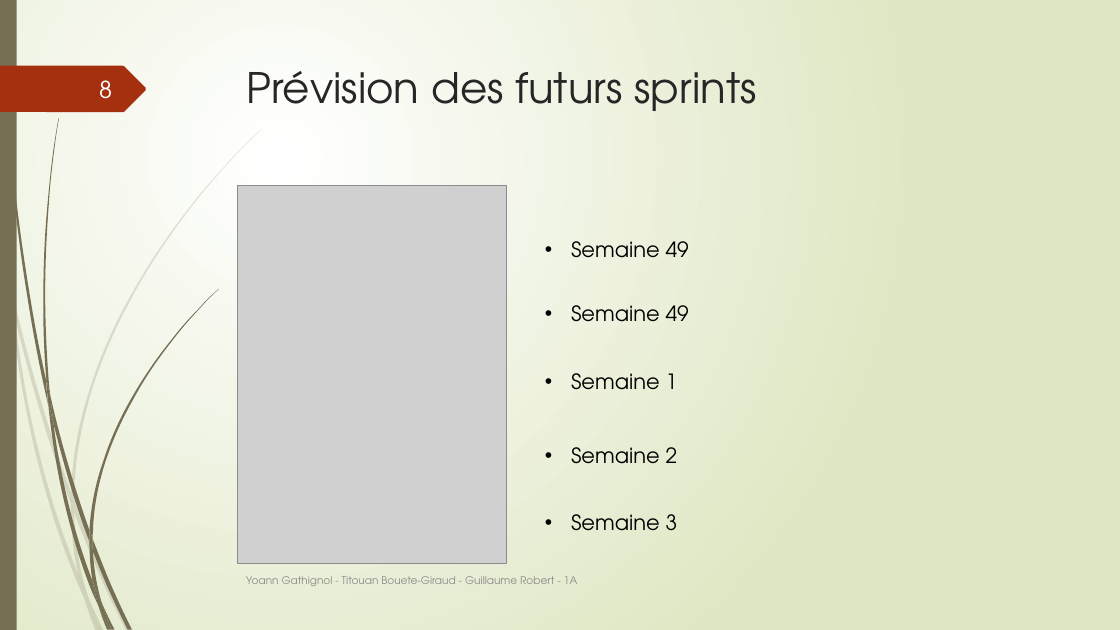
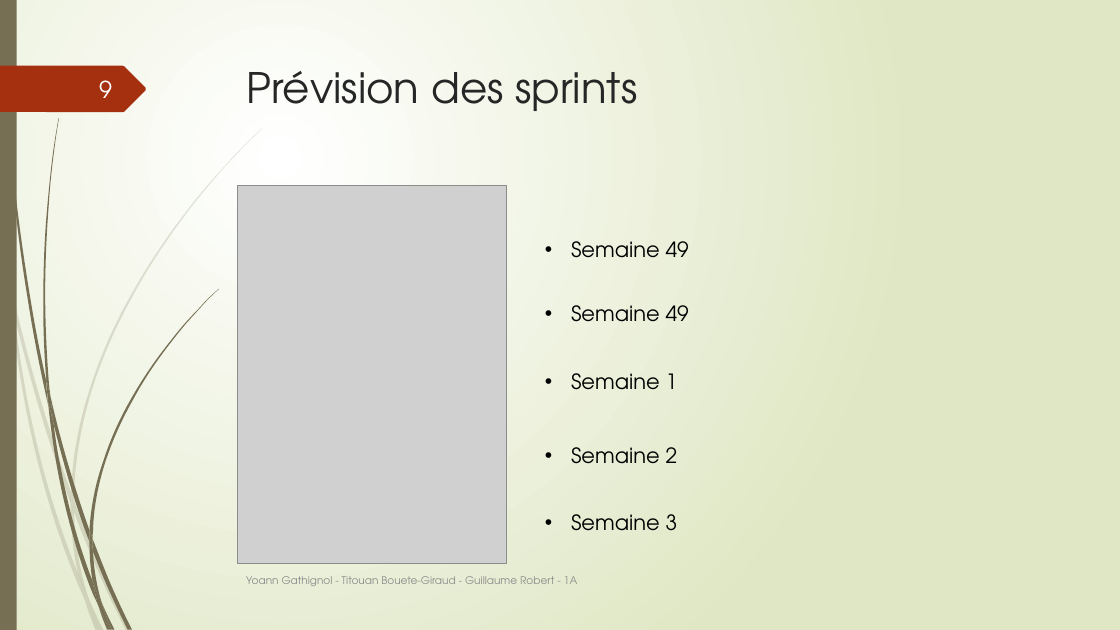
Before and after one commit to Guyoms/PTUT2016, a slide deck: slide 9 of SOUTENANCE/I HEAR I SAY.pptx (slide 8 before the commit). Drawn at 1120x630 pixels with LibreOffice and Linux fonts; fonts in the diff are those of the drawing; grey boxes stand for pictures. Boxes give left, top, right and bottom in pixels: in the first picture for what was removed or moved away, otherwise in the second. Text is boxed around its words. In the diff, an @@ line names an element or a change of style, - is before the commit and + after.

```diff
--- a/SOUTENANCE/I HEAR I SAY.pptx
+++ b/SOUTENANCE/I HEAR I SAY.pptx
@@ page number at <box>99,80,112,98</box>: text changed @@
-8
+9
@@ title at <box>247,71,637,111</box>: text changed @@
-Prévision des futurs sprints
+Prévision des sprints
```
Also in this commit, not shown: 6 other slides changed, 2 slides added.
